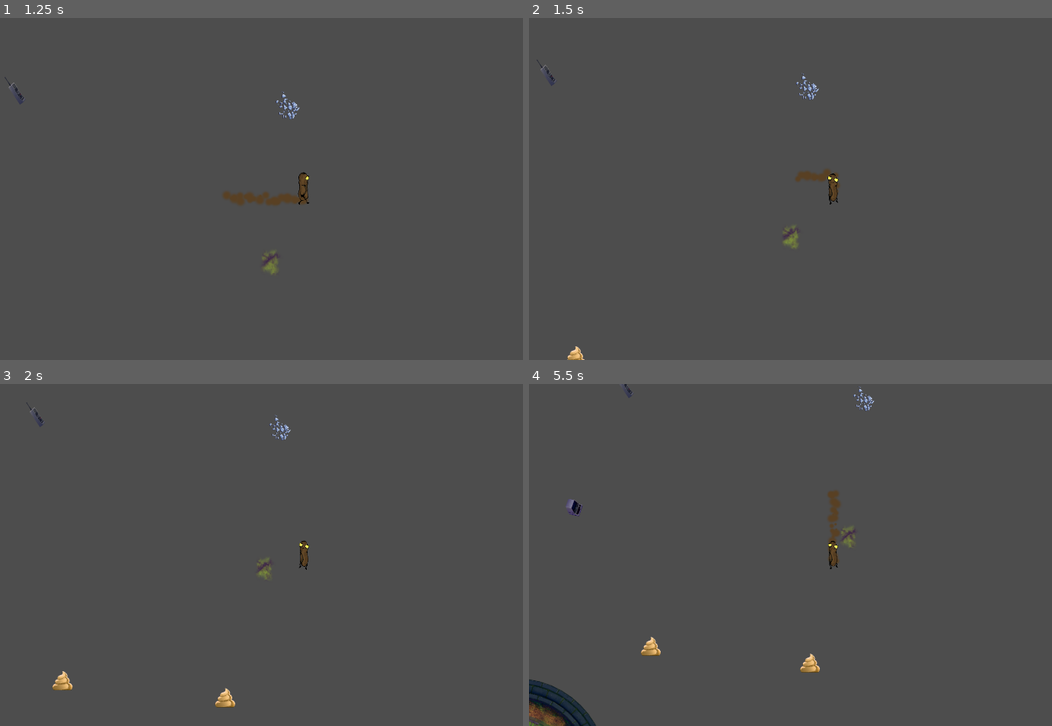
Above: before the commit, frames 1-4 (two rows, left to right).
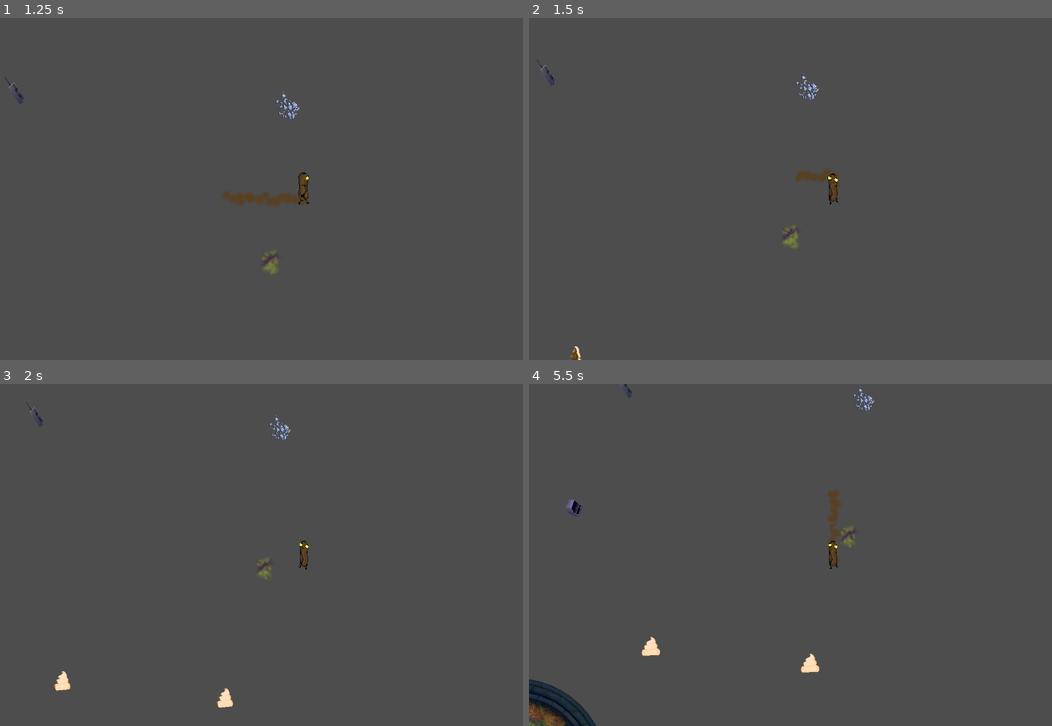
Above: after the commit, the same moments.

Repository: Fork-on-the-Table-Collective/farty-little-things
Game: Godot game, scene res://scenes/map/test_map.tscn
The game is run twice, just before and just after one commit, with the same random seed, the same clock (stepped at 60 frames per second) and the same inputs. This scene is started directly instead of the project's main scene.
Inputs (mouse positions are in pixels of both pictures, inside the frame that each line leads up to):
- Up to frame 1 (1.25 s): move the mouse to (439, 171) at 0.52 s; hold D (move_right) from 0.53 s (still down); hold Shift (sprint) from 0.53 s (still down)
- Up to frame 2 (1.5 s): move the mouse to (712, 206) at 1.27 s; release D (move_right) at 1.28 s; release Shift (sprint) at 1.28 s; hold S (move_down) from 1.28 s (still down); tap Shift (sprint) at 1.35 s
- Up to frame 3 (2 s): keep holding S (move_down)
- Up to frame 4 (5.5 s): move the mouse to (895, 479) at 2.02 s; release S (move_down) at 2.03 s; hold D (move_right) 2.03-2.78 s; hold Shift (sprint) 2.03-2.78 s; move the mouse to (800, 623) at 2.77 s; hold W (move_up) 2.78-3.53 s; tap Shift (sprint) at 2.85, 4.35 s; move the mouse to (1015, 606) at 3.52 s; hold Shift (sprint) 3.53-4.28 s; hold A (move_left) 3.53-5.03 s; move the mouse to (649, 503) at 4.27 s; move the mouse to (863, 555) at 5.02 s; hold S (move_down) from 5.03 s (still down); hold Shift (sprint) from 5.03 s (still down)

Frame 1 is identical in both runs. In frame 2, less than 0.1% of the frame differs, in the area x 7-11%, y 95-100%; in frame 3, 0.3%, in the area x 10-45%, y 83-95%; in frame 4, 0.3%.

Commit message:
fixed an issue

Diff:
--- a/turdinator/entities/passive_entities/power_up.tscn
+++ b/turdinator/entities/passive_entities/power_up.tscn
@@ -273,7 +273,8 @@
 scale = Vector2(0.263014, 0.269918)
 sprite_frames = SubResource("SpriteFrames_txfw6")
 animation = &"idle"
-frame_progress = 0.0628961
+autoplay = "idle"
+frame_progress = 0.477758
 
 [node name="CollisionShape2D" type="CollisionShape2D" parent="."]
 scale = Vector2(0.9, 0.9)
